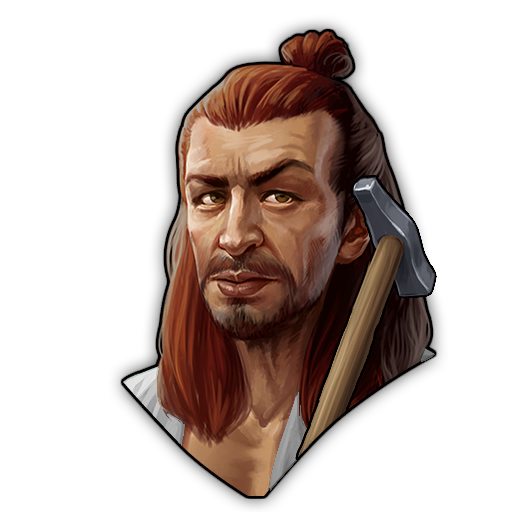
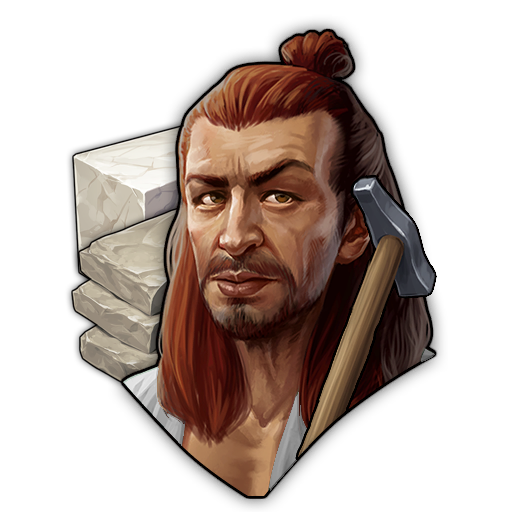
Revision of a layered (512, 512) image; what changed, layer by layer:
painted on "hammer.png" over [65, 119, 182, 394]
painted on "Background" (1st of 3) over [65, 119, 182, 394]
added layer "Background" (2nd of 3) above "Background" over [65, 128, 180, 394]
added layer "Background" (3rd of 3) over [65, 119, 182, 394]